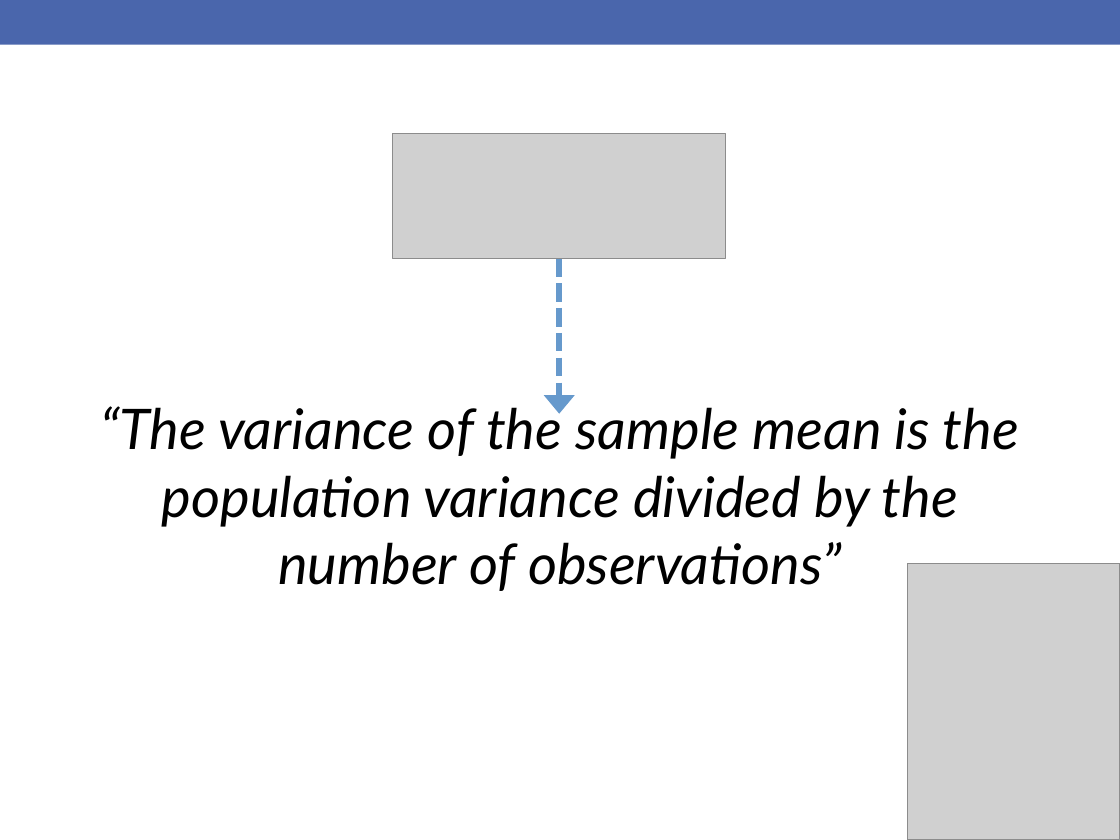
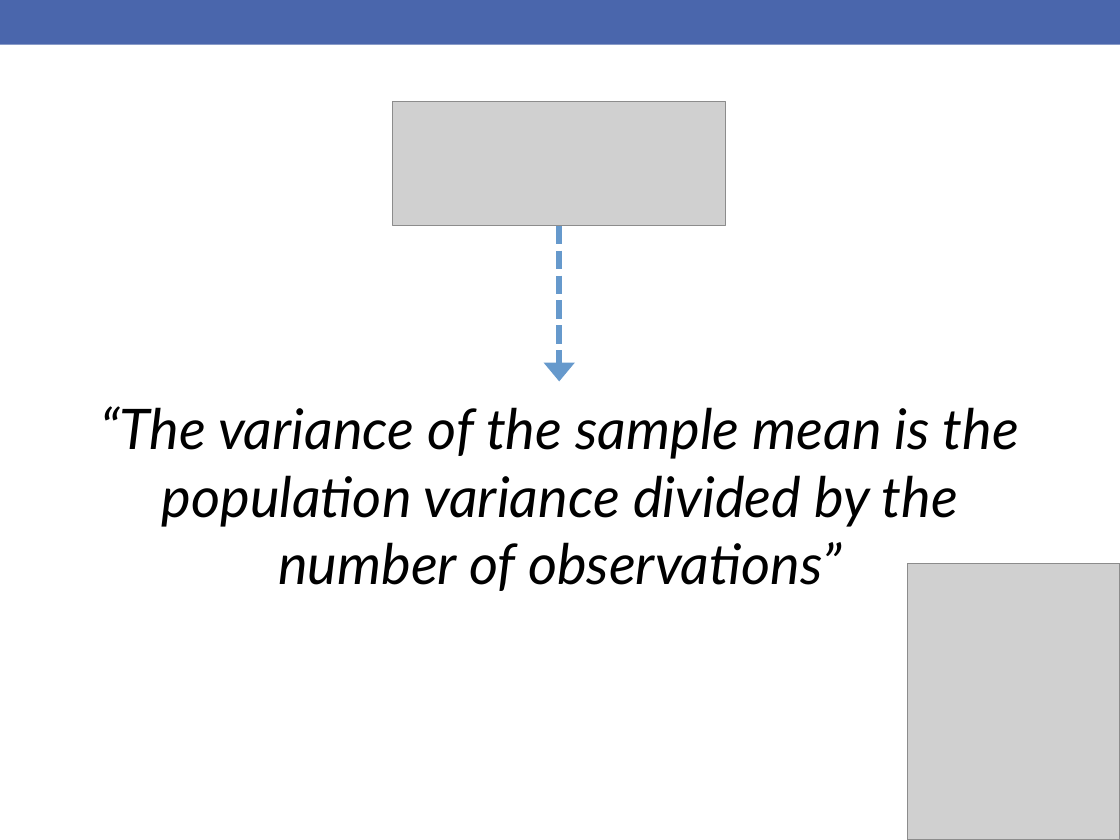
Before and after one commit to rebeccal/ohsu-math630, a slide deck: slide 28 of slides/cm042.pptx. Drawn at 1120x840 pixels with LibreOffice and Linux fonts; fonts in the diff are those of the drawing; grey boxes stand for pictures. Boxes give left, top, right and bottom in pixels: in the first picture for what was removed or moved away, otherwise in the second. Text is boxed around its words. In the diff, an @@ line names an element or a change of style, - is before the commit and + after.

```diff
--- a/slides/cm042.pptx
+++ b/slides/cm042.pptx
@@ picture: place and size @@
-picture at <box>393,133,726,258</box>
+picture at <box>393,102,726,226</box>
@@ arrow moved from (559, 259) - (559, 413) to (559, 226) - (559, 382) @@
```
Also in this commit, not shown: 15 other slides changed, 4 other files.
